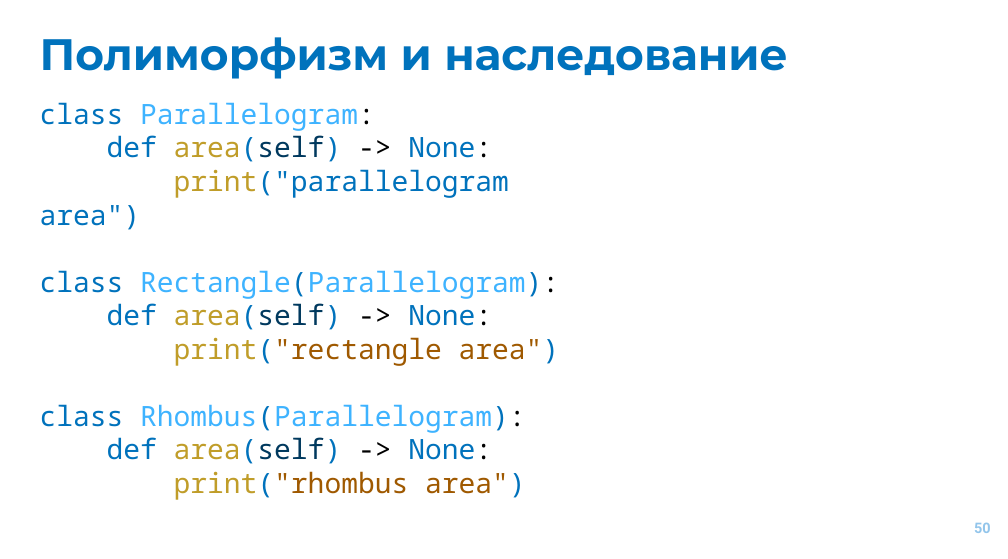
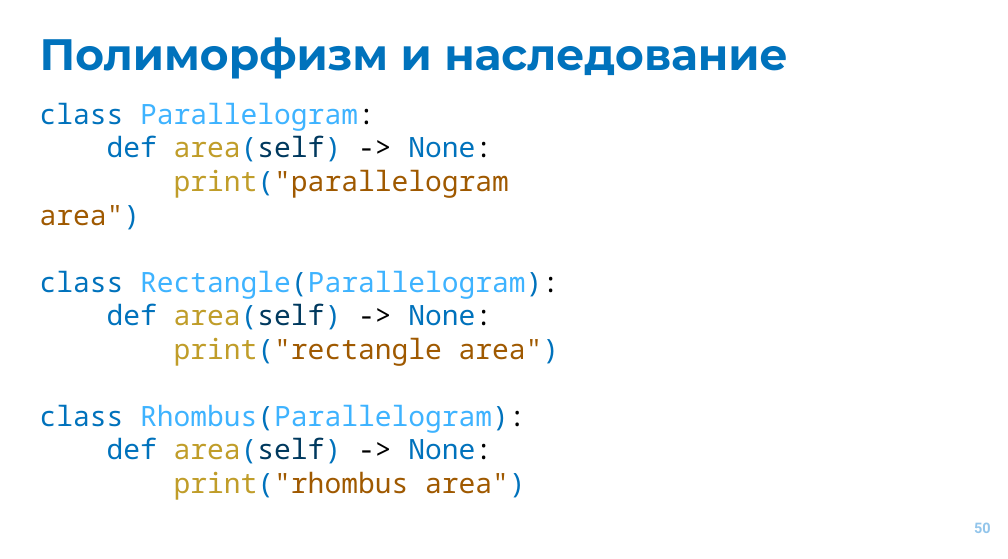
Before and after one commit to EvgrafovMichail/python_mipt_dafe, a slide deck: slide 50 of lessons/sem01/lesson11/oop.pptx. Drawn at 1008x559 pixels with LibreOffice and Linux fonts; fonts in the diff are those of the drawing. Boxes give left, top, right and bottom in pixels: in the first picture for what was removed or moved away, otherwise in the second. Text is boxed around its words. In the diff, an @@ line names an element or a change of style, - is before the commit and + after.

Commit message:
Fix sem1-les11 presentation coloring

```diff
--- a/lessons/sem01/lesson11/oop.pptx
+++ b/lessons/sem01/lesson11/oop.pptx
@@ text at (40, 169, 509, 230): text colour #0072BC to #A05900 in "print("parallelogram area")" @@
```
